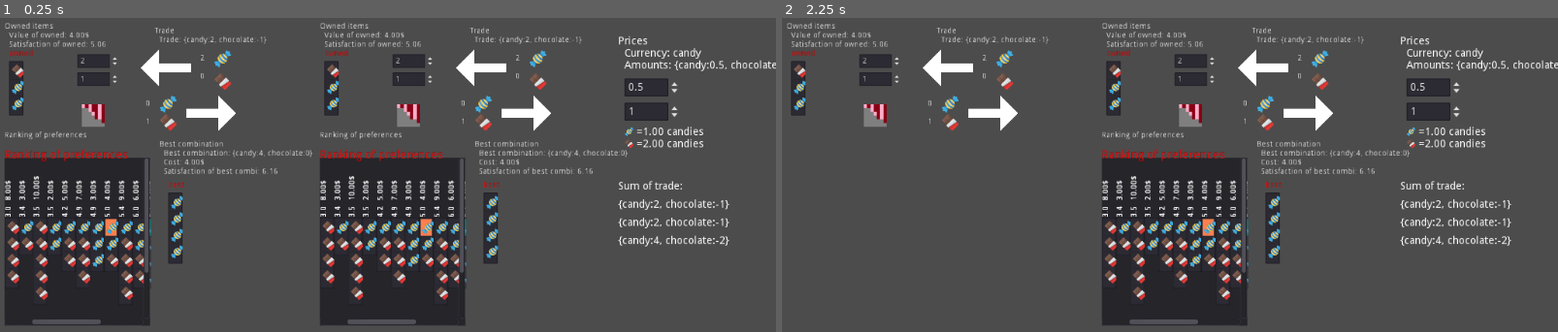
Above: before the commit, frames 1-2 (left to right).
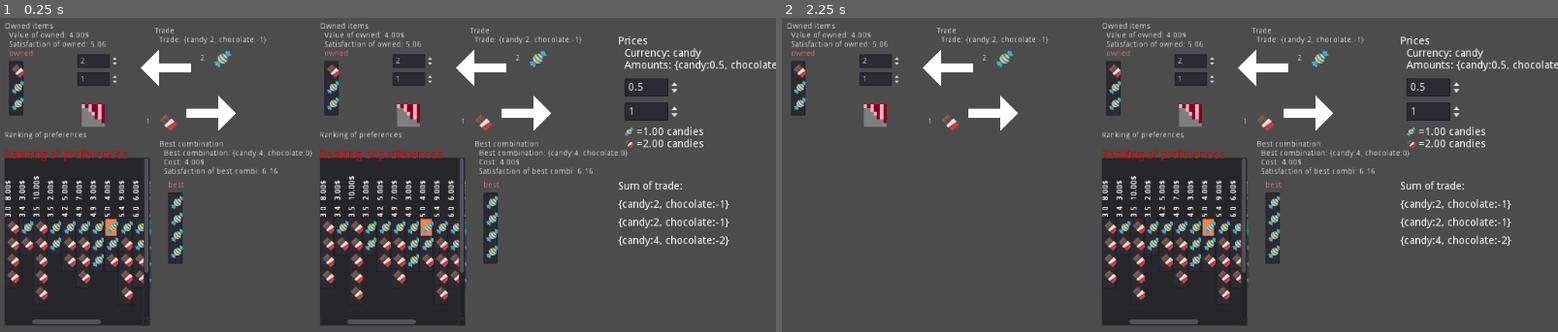
Above: after the commit, the same moments.

Repository: carlostgit/Prices
Game: Godot game, scene res://MainScene.tscn
Same seed, same stepped clock (60 frames per second), same inputs: the game is played once before the commit and once after it. The engine's default icon, where the game draws it, is replaced by a stand-in: a white triangle on a blue panel in a dark square.
Inputs (mouse positions are in pixels of both pictures, inside the frame that each line leads up to):
- Up to frame 1 (0.25 s): no input
- Up to frame 2 (2.25 s): click (875, 115) at 0.52 s; click (875, 115) at 1.27 s; click (875, 115) at 2.02 s

The runs differ from the first frame. In frame 1, 0.3% of the frame differs, in the area x 1-71%, y 10-55%; in frame 2, 0.3%.

Commit message:
Mejoro la parte de Trade, ocultando o mostrando los dibujos de caramelos y flechas y los labels, según las cantidades. Comento código sobrante

Diff:
--- a/CombinationItem.gd
+++ b/CombinationItem.gd
@@ -85,7 +85,7 @@
 	var label_name:Label = Label.new()
 	label_name.set_scale(Vector2(1.0,1.0))
 	label_name.set_text(label_name_arg)
-	label_name.set("custom_colors/font_color", Color(1,0,0))
+	label_name.set("custom_colors/font_color", Color(1,0.5,0.5))
 	#label_name.set_text("Pruebita")
 	#print(self.get_name())
 	label_name.set_position(Vector2(0,0))
--- a/PersonScene.gd
+++ b/PersonScene.gd
@@ -160,86 +160,127 @@
 
 func update_trade()->void:
 	var trade_combidict:Dictionary = _trade_calculator.calculate_trade_for_combidict(_owned_items_dict)
+
+#	$Trade.trade_combidict = trade_combidict
+
+	$Trade.set_trade_combidict(trade_combidict)
+
 	$Trade/LabelTrade.set_text("Trade: "+str(trade_combidict))
 
 	var trade_combination:Combination = Combination.new(trade_combidict)
 	var positive_combidict:Dictionary = trade_combination.get_positive_combination()
-
+##	$Trade.trade_in_combidict = positive_combidict
+#
 	var negative_combidict:Dictionary = trade_combination.get_negative_combination()
-
-	$Trade/LabelBuyingGoods.set_text("Buying: "+str(positive_combidict))
-
-	var negative_combination:Combination = Combination.new(negative_combidict)
-	negative_combination.set_absolute()
-	$Trade/LabelSellingGoods.set_text("Selling: "+str(negative_combination.get_combidict()))
-
-	$Trade/CombinationItemBuyingGoods.init_with_combidict(positive_combidict, "in", [])
-
-	$Trade/CombinationItemSellingGoods.init_with_combidict(negative_combination.get_combidict(), "out", [])
+##	$Trade.trade_in_combidict = negative_combidict
+
+##	$Trade/LabelBuyingGoods.set_text("Buying: "+str(positive_combidict))
+#
+#	var negative_combination:Combination = Combination.new(negative_combidict)
+#	negative_combination.set_absolute()
+#	$Trade/LabelSellingGoods.set_text("Selling: "+str(negative_combination.get_combidict()))
+
+#	$Trade/CombinationItemBuyingGoods.init_with_combidict(positive_combidict, "in", [])
+
+
+#	$Trade/CombinationItemSellingGoods.init_with_combidict(negative_combination.get_combidict(), "out", [])
 
 #TODO. Probando a poner lo de los productos que se compran y se venden de una manera
 #que ocupe menos.
 #Igual lo mejor es pintar unas flechas unos iconos y poner un label
 #y solo mostrar el icono y flechas cuando toque
 #	Prueba
-
-	var candy_image:Image = _candy.get_data()
-	var chocolate_image:Image = _chocolate.get_data()
-	candy_image.resize(20, 20)
-	chocolate_image.resize(20, 20)
-	var reduced_candy_tex:Texture = ImageTexture.new()
-	var reduced_chocolate_tex:Texture = ImageTexture.new()
-	reduced_candy_tex.create_from_image(candy_image)
-	reduced_chocolate_tex.create_from_image(chocolate_image)
-
-	#Mejor quitar los ItemList y poner imágenes (ocultables) y labels
-	$Trade/ItemListBuyingGoods.clear()
-	$Trade/ItemListSellingGoods.clear()
-	if positive_combidict.has("candy"):
-		var num_candy:float =positive_combidict.get("candy")
-		$Trade/ItemListBuyingGoods.add_item(str(num_candy),reduced_candy_tex,false)
-	if positive_combidict.has("chocolate"):
-		var num_chocolate:float =positive_combidict.get("chocolate")
-		$Trade/ItemListBuyingGoods.add_item(str(num_chocolate),reduced_chocolate_tex,false)
-	if negative_combidict.has("candy"):
-		var num_candy:float =abs(negative_combidict.get("candy"))
-		$Trade/ItemListSellingGoods.add_item(str(num_candy),reduced_candy_tex,false)
-	if negative_combidict.has("chocolate"):
-		var num_chocolate:float =abs(negative_combidict.get("chocolate"))
-		$Trade/ItemListSellingGoods.add_item(str(num_chocolate),reduced_chocolate_tex,false)
+#
+#	var candy_image:Image = _candy.get_data()
+#	var chocolate_image:Image = _chocolate.get_data()
+#	candy_image.resize(20, 20)
+#	chocolate_image.resize(20, 20)
+#	var reduced_candy_tex:Texture = ImageTexture.new()
+#	var reduced_chocolate_tex:Texture = ImageTexture.new()
+#	reduced_candy_tex.create_from_image(candy_image)
+#	reduced_chocolate_tex.create_from_image(chocolate_image)
+#
+#	#Mejor quitar los ItemList y poner imágenes (ocultables) y labels
+#	$Trade/ItemListBuyingGoods.clear()
+#	$Trade/ItemListSellingGoods.clear()
+#	if positive_combidict.has("candy"):
+#		var num_candy:float =positive_combidict.get("candy")
+#		$Trade/ItemListBuyingGoods.add_item(str(num_candy),reduced_candy_tex,false)
+#	if positive_combidict.has("chocolate"):
+#		var num_chocolate:float =positive_combidict.get("chocolate")
+#		$Trade/ItemListBuyingGoods.add_item(str(num_chocolate),reduced_chocolate_tex,false)
+#	if negative_combidict.has("candy"):
+#		var num_candy:float =abs(negative_combidict.get("candy"))
+#		$Trade/ItemListSellingGoods.add_item(str(num_candy),reduced_candy_tex,false)
+#	if negative_combidict.has("chocolate"):
+#		var num_chocolate:float =abs(negative_combidict.get("chocolate"))
+#		$Trade/ItemListSellingGoods.add_item(str(num_chocolate),reduced_chocolate_tex,false)
+
 
 	if positive_combidict.has("candy"):
 		var num_candy:float =positive_combidict.get("candy")
 		$Trade/LabelCandyBuying.set_text(str(num_candy))
+		$Trade/LabelCandyBuying.set_visible(true)
+		$Trade/candyBuying.set_visible(true)
 	else:
 		$Trade/LabelCandyBuying.set_text("0")
+		$Trade/LabelCandyBuying.set_visible(false)
+		$Trade/candyBuying.set_visible(false)
 
 	if positive_combidict.has("chocolate"):
 		var num_chocolate:float =positive_combidict.get("chocolate")
 		$Trade/LabelChocolateBuying.set_text(str(num_chocolate))
+		$Trade/LabelChocolateBuying.set_visible(true)
+		$Trade/chocolateBuying.set_visible(true)
 	else:
 		$Trade/LabelChocolateBuying.set_text("0")
+		$Trade/LabelChocolateBuying.set_visible(false)
+		$Trade/chocolateBuying.set_visible(false)
 
 	if negative_combidict.has("candy"):
 		var num_candy:float =abs(negative_combidict.get("candy"))
 		$Trade/LabelCandySelling.set_text(str(num_candy))
+		$Trade/LabelCandySelling.set_visible(true)
+		$Trade/candySelling.set_visible(true)
+	else:
+		$Trade/LabelCandySelling.set_visible(false)
+		$Trade/candySelling.set_visible(false)
 
 	if negative_combidict.has("chocolate"):
 		var num_chocolate:float =abs(negative_combidict.get("chocolate"))
 		$Trade/LabelChocolateSelling.set_text(str(num_chocolate))
-
+		$Trade/LabelChocolateSelling.set_visible(true)
+		$Trade/chocolateSelling.set_visible(true)
+	else:
+		$Trade/LabelChocolateSelling.set_visible(false)
+		$Trade/chocolateSelling.set_visible(false)
+
+	if positive_combidict.size()>0:
+		$Trade/Polygon2DBuying.set_visible(true)
+	else:
+		$Trade/Polygon2DBuying.set_visible(false)
+
+	if negative_combidict.size()>0:
+		$Trade/Polygon2DSelling.set_visible(true)
+	else:
+		$Trade/Polygon2DSelling.set_visible(false)
 
 
 # fin Prueba
 
 	emit_signal("trade_updated",self,trade_combidict)
 
-func get_trade_out()->Dictionary:
-	var trade_combination_out:Combination = $Trade/CombinationItemSellingGoods.get_combination()
-	var trade_combination_in:Combination = $Trade/CombinationItemBuyingGoods.get_combination()
-	trade_combination_out.subtract(trade_combination_in)
-	var combidict:Dictionary = trade_combination_out.get_combidict()
-	return combidict
+#func get_trade_out()->Dictionary:
+###	var trade_combination_out:Combination = $Trade/CombinationItemSellingGoods.get_combination()
+##	var trade_combination_out:Combination = Combination.new($Trade.trade_out_combidict)
+###	var trade_combination_in:Combination = $Trade/CombinationItemBuyingGoods.get_combination()
+##	var trade_combination_in:Combination =  Combination.new($Trade.trade_in_combidict)
+##
+##	trade_combination_out.subtract(trade_combination_in)
+##	var combidict:Dictionary = trade_combination_out.get_combidict()
+##	return combidict
+#
+#	return $Trade.trade_out_combidict
 
 #func update_price_labels()->void:
 #	var price_of_candies:float = Prices.get_price_of_product("candy")
--- a/PersonScene.tscn
+++ b/PersonScene.tscn
@@ -6,6 +6,7 @@
 [ext_resource path="res://CombinationItemList.tscn" type="PackedScene" id=4]
 [ext_resource path="res://chocolate.png" type="Texture" id=5]
 [ext_resource path="res://candy.png" type="Texture" id=6]
+[ext_resource path="res://Trade.gd" type="Script" id=7]
 
 [node name="PersonScene" type="Node2D"]
 script = ExtResource( 1 )
@@ -68,6 +69,7 @@
 margin_top = 16.0
 margin_right = 576.0
 margin_bottom = 288.0
+script = ExtResource( 7 )
 __meta__ = {
 "_edit_use_anchors_": false
 }
--- /dev/null
+++ b/Trade.gd
@@ -0,0 +1,22 @@
+extends Control
+
+
+# Declare member variables here. Examples:
+# var a = 2
+# var b = "text"
+
+var _trade_combidict = {}
+#var _trade_out_combidict = {}
+#var _trade_in_combidict = {}
+
+# Called when the node enters the scene tree for the first time.
+func _ready():
+	pass # Replace with function body.
+
+
+# Called every frame. 'delta' is the elapsed time since the previous frame.
+#func _process(delta):
+#	pass
+
+func set_trade_combidict(trade_combidict_arg:Dictionary)->void:
+	_trade_combidict = trade_combidict_arg
Not shown: 1 places in MainScene.tscn that only renumber resources
Not shown: 1 places in PersonScene.tscn that only renumber resources
